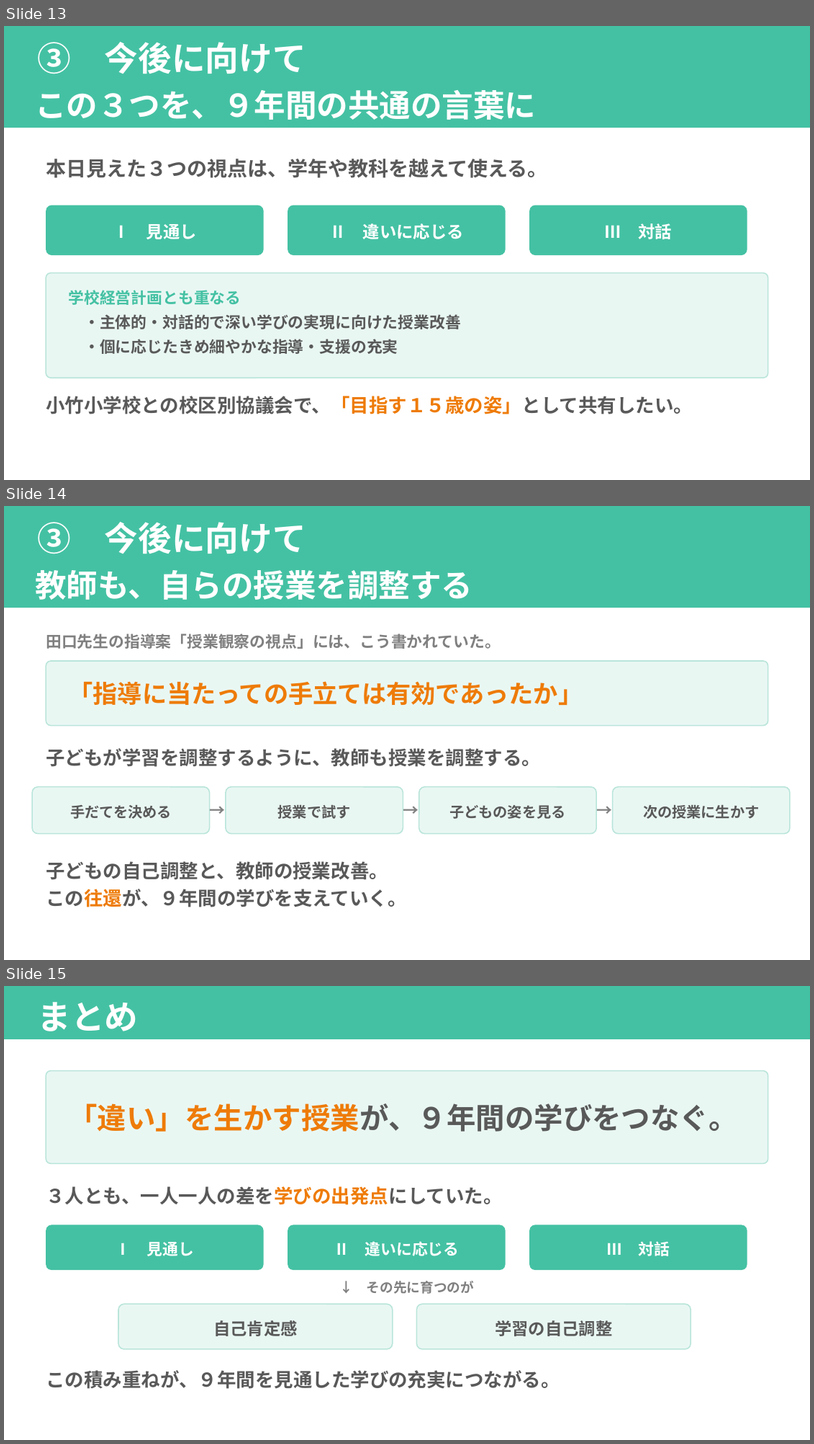
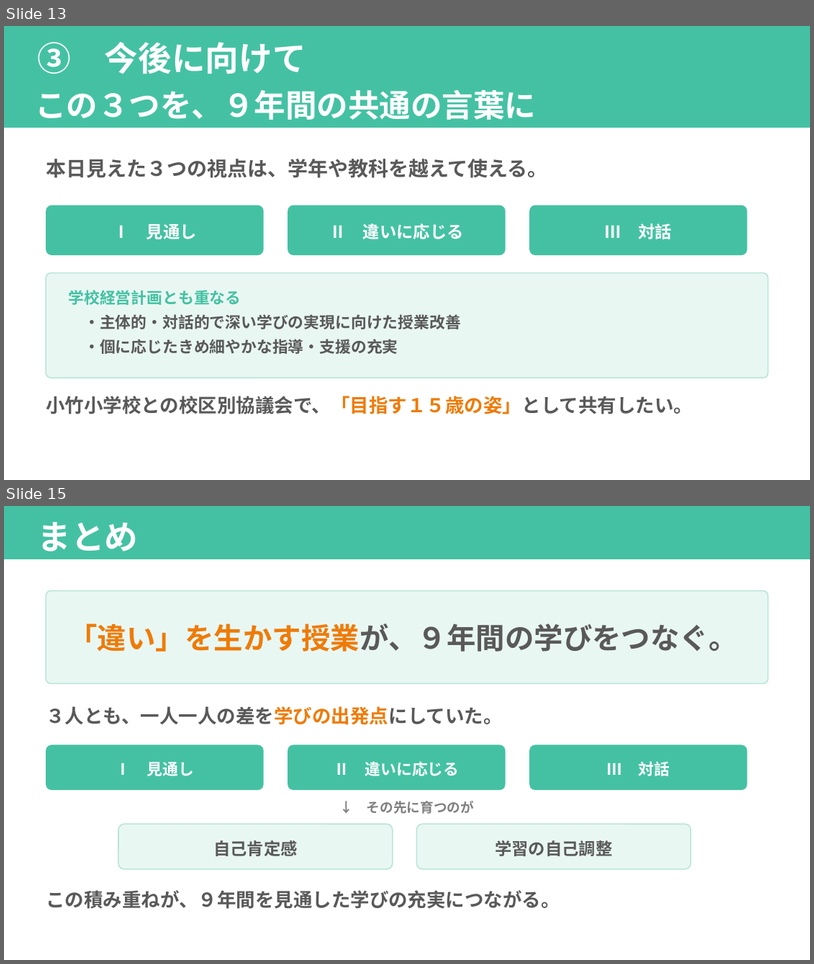
Before and after one commit to contynet730-star/con30, a slide deck: 指導課訪問_みらい青空学園/指導課訪問_５校時指導助言資料_みらい青空学園_プランB.pptx. Shown one above the other, each under a label of ours: slides 13, 14 and 15 before the commit, slides 13 and 15 after it; the slides between them are not shown. The pictures are 814x1444 and 814x964 pixels, drawn with LibreOffice and Linux fonts; fonts in the diff are those of the drawing. Boxes give left, top, right and bottom in pixels: in the first picture for what was removed or moved away, otherwise in the second. Text is boxed around its words. In the diff, an @@ line names an element or a change of style, - is before the commit and + after.

```diff
--- a/指導課訪問_みらい青空学園/指導課訪問_５校時指導助言資料_みらい青空学園_プランB.pptx
+++ b/指導課訪問_みらい青空学園/指導課訪問_５校時指導助言資料_みらい青空学園_プランB.pptx
@@ slide 14 removed at [4,506,810,960], background #FFFFFF @@
@@ rectangle removed at [4,506,810,608] @@
-③ 今後に向けて
-教師も、自らの授業を調整する
@@ text removed at [46,633,501,649] @@
-田口先生の指導案「授業観察の視点」には、こう書かれていた。
@@ rounded rectangle removed at [46,661,769,726] @@
@@ text removed at [69,681,584,705] @@
-「指導に当たっての手立ては有効であったか」
@@ text removed at [46,748,541,767] @@
-子どもが学習を調整するように、教師も授業を調整する。
@@ rounded rectangle removed at [32,787,210,834] @@
@@ text removed at [70,805,172,818] @@
-手だてを決める
@@ text removed at [210,787,226,834] @@
-→
@@ rounded rectangle removed at [226,787,403,834] @@
@@ text removed at [278,805,351,818] @@
-授業で試す
@@ text removed at [403,787,419,834] @@
-→
@@ rounded rectangle removed at [419,787,597,834] @@
@@ text removed at [450,805,566,818] @@
-子どもの姿を見る
@@ text removed at [597,787,613,834] @@
-→
@@ rounded rectangle removed at [613,787,790,834] @@
@@ text removed at [643,805,759,818] @@
-次の授業に生かす
@@ text removed at [46,861,406,907] @@
-子どもの自己調整と、教師の授業改善。
-この往還が、９年間の学びを支えていく。
```
Also in this commit, not shown: 1 slide added, 2 other files.
